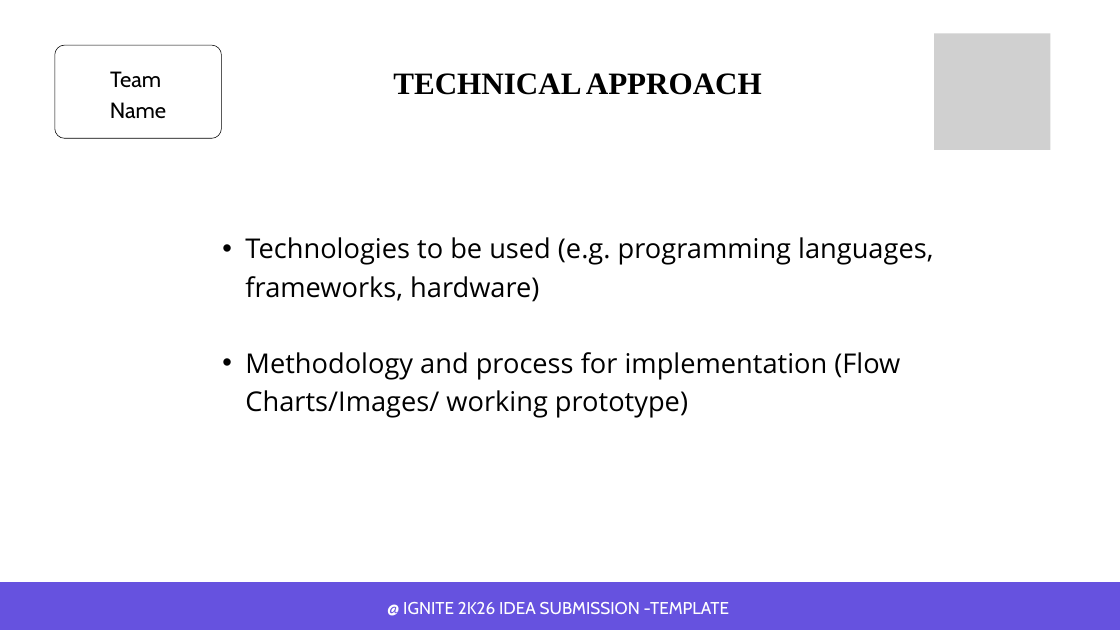
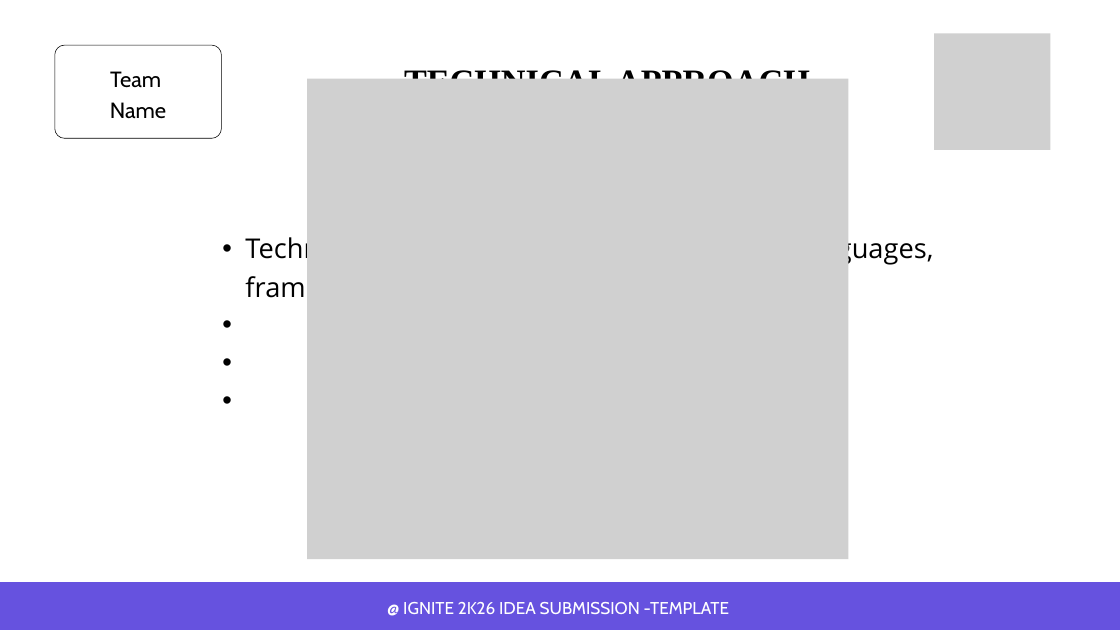
Before and after one commit to Deepan59/Ignite, a slide deck: slide 5 of public/sample-template.pptx (slide 3 before the commit). Drawn at 1120x630 pixels with LibreOffice and Linux fonts; fonts in the diff are those of the drawing; grey boxes stand for pictures. Boxes give left, top, right and bottom in pixels: in the first picture for what was removed or moved away, otherwise in the second. Text is boxed around its words. In the diff, an @@ line names an element or a change of style, - is before the commit and + after.

```diff
--- a/public/sample-template.pptx
+++ b/public/sample-template.pptx
@@ text "TECHNICAL APPROACH" at <box>404,66,810,79</box>: size 40 to 44 pt, underline on @@
@@ picture added at <box>307,78,848,559</box> @@
@@ text at <box>245,352,900,418</box>: paragraph removed @@
-  • Methodology and process for implementation (Flow Charts/Images/ working prototype)
```
Also in this commit, not shown: 6 other slides changed, 6 slides added, 2 other files.
